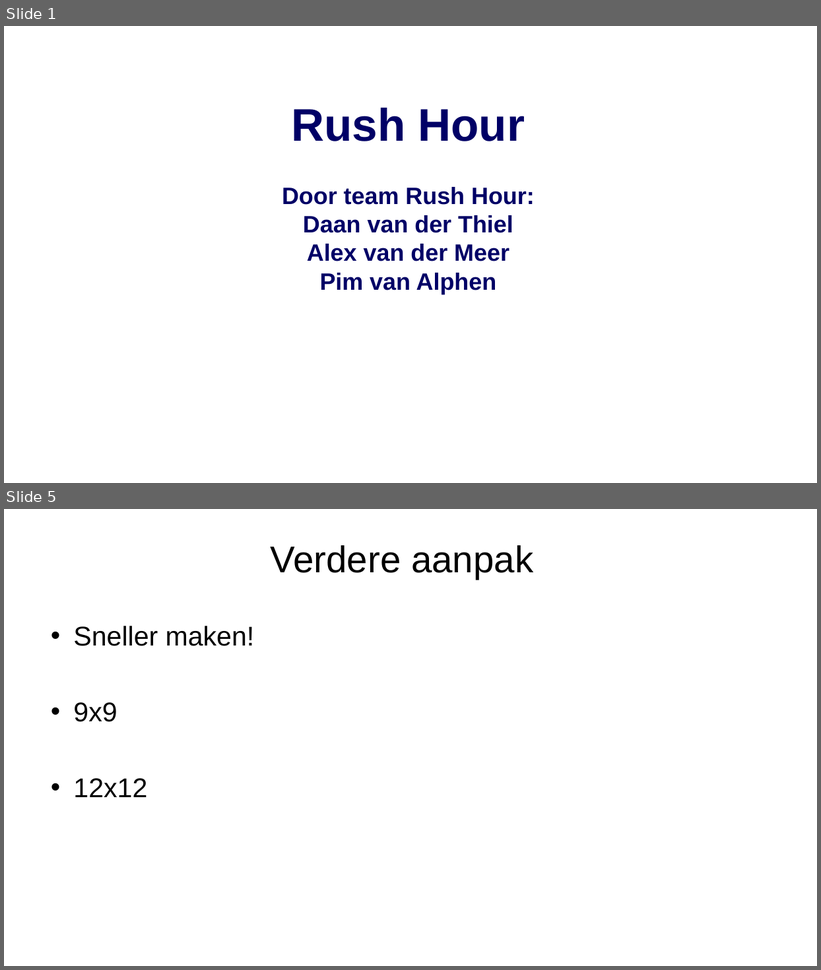
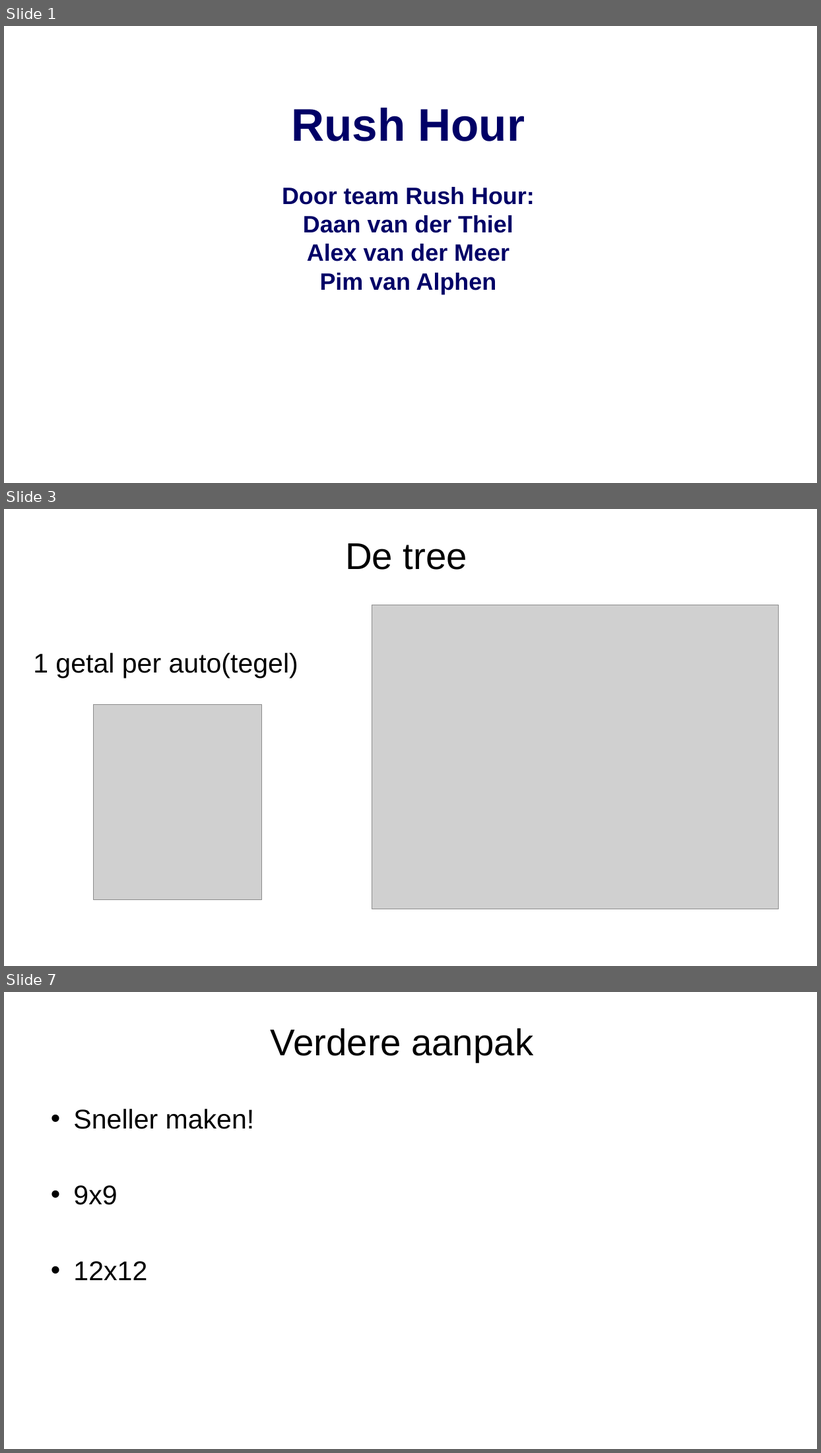
Before and after one commit to A-meerdervan/RushHourGit, a slide deck: Gezamenlijk/presentatie week 4, team rush hour.pptx. Shown one above the other, each under a label of ours: slides 1 and 5 before the commit, slides 1, 3 and 7 after it; the slides between them are not shown. The pictures are 821x970 and 821x1453 pixels, drawn with LibreOffice and Linux fonts; fonts in the diff are those of the drawing; grey boxes stand for pictures; background and template pictures are left out. Boxes give left, top, right and bottom in pixels: in the first picture for what was removed or moved away, otherwise in the second. Text is boxed around its words. In the diff, an @@ line names an element or a change of style, - is before the commit and + after.

```diff
--- a/Gezamenlijk/presentatie week 4, team rush hour.pptx
+++ b/Gezamenlijk/presentatie week 4, team rush hour.pptx
@@ slide 3 added at (4,509,817,966), background picture (left out) @@
@@ title added at (345,543,467,570), 44 pt, text #000000 @@
+De tree
@@ picture added at (372,605,780,910) @@
@@ text added at (33,653,298,678), 32 pt, text #000000 @@
+1 getal per auto(tegel)
@@ picture added at (94,705,262,900) @@
@@ what was slide 5 is now slide 7 @@
```
Also in this commit, not shown: 5 slides changed, 2 other slides added, 1 slide removed, 10 other files.
